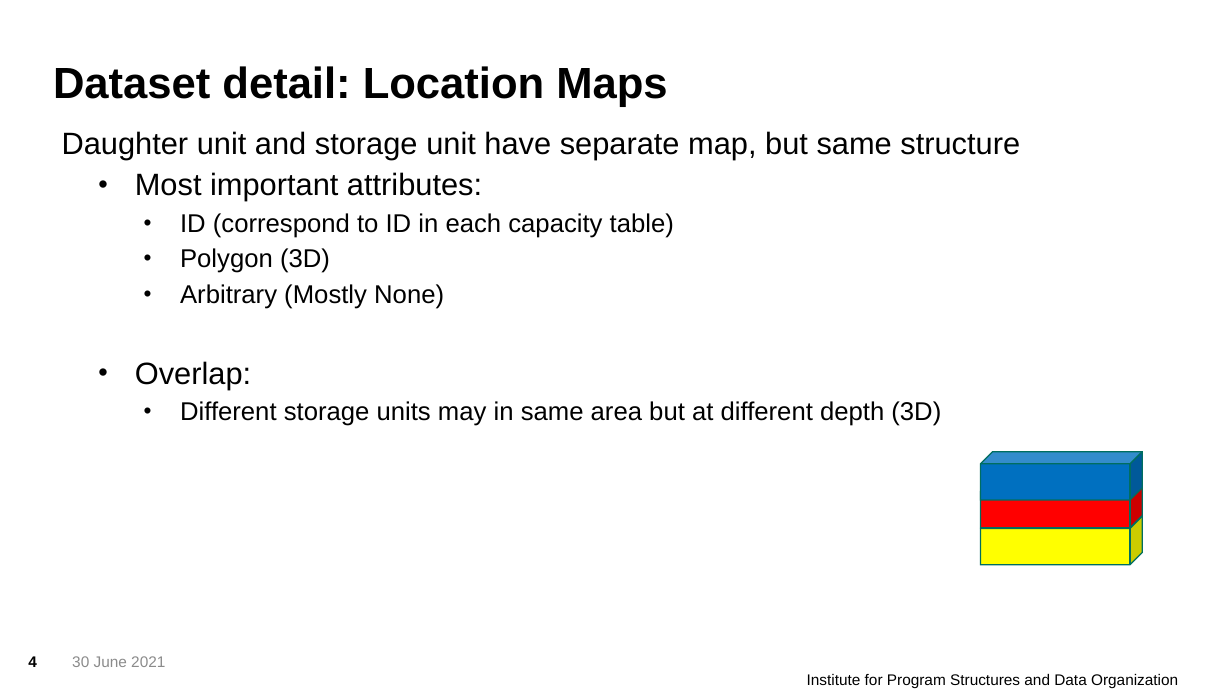
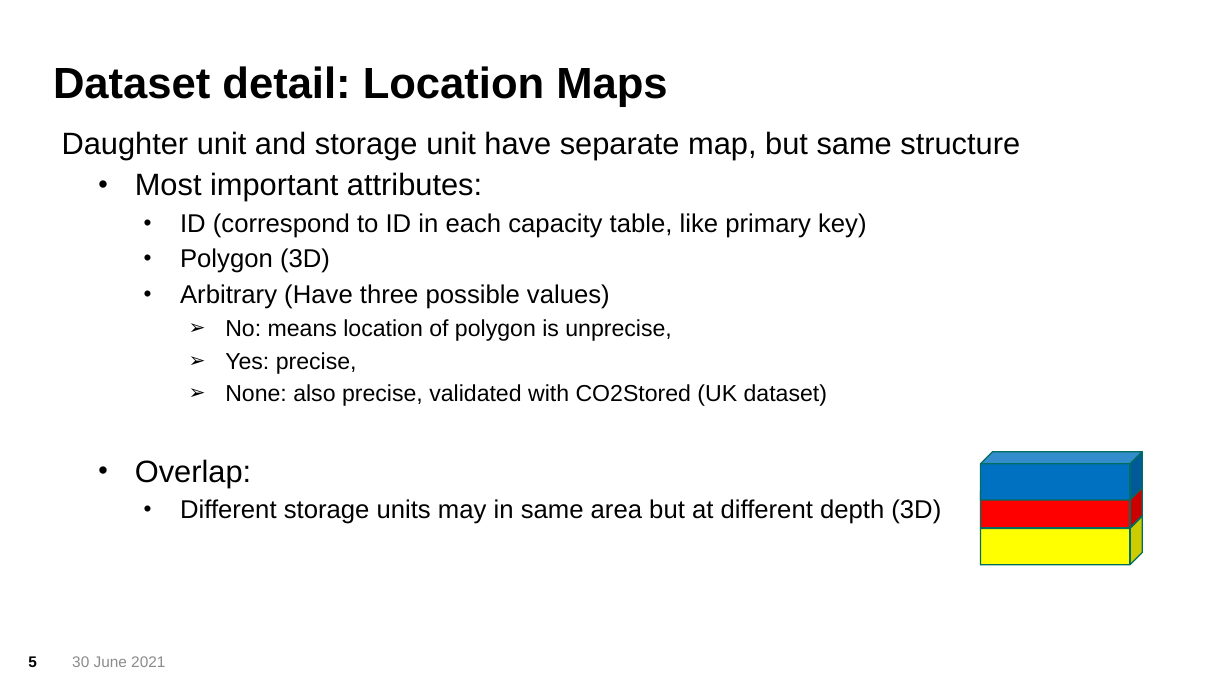
Before and after one commit to ericzhou571/Co2Storage, a slide deck: slide 5 of CO2Storage.pptx (slide 4 before the commit). Drawn at 1232x693 pixels with LibreOffice and Linux fonts; fonts in the diff are those of the drawing; background and template pictures are left out. Boxes give left, top, right and bottom in pixels: in the first picture for what was removed or moved away, otherwise in the second. Text is boxed around its words. In the diff, an @@ line names an element or a change of style, - is before the commit and + after.

```diff
--- a/CO2Storage.pptx
+++ b/CO2Storage.pptx
@@ text at (180, 213, 867, 238): text changed @@
-    • ID (correspond to ID in each capacity table)
+    • ID (correspond to ID in each capacity table, like primary key)
@@ text at (180, 284, 827, 406): text changed; size 20 to 18 pt @@
-    • Arbitrary (Mostly None)
+    • Arbitrary (Have three possible values)
+      ➢ No: means location of polygon is unprecise,
+      ➢ Yes: precise,
+      ➢ None: also precise, validated with CO2Stored (UK dataset)
@@ page number at (28, 656, 37, 667): text changed @@
-4
+5
@@ text removed at (807, 674, 1178, 688) @@
-Institute for Program Structures and Data Organization
```
Also in this commit, not shown: 6 other slides changed, 2 slides added, 1 slide removed, 17 other files.
